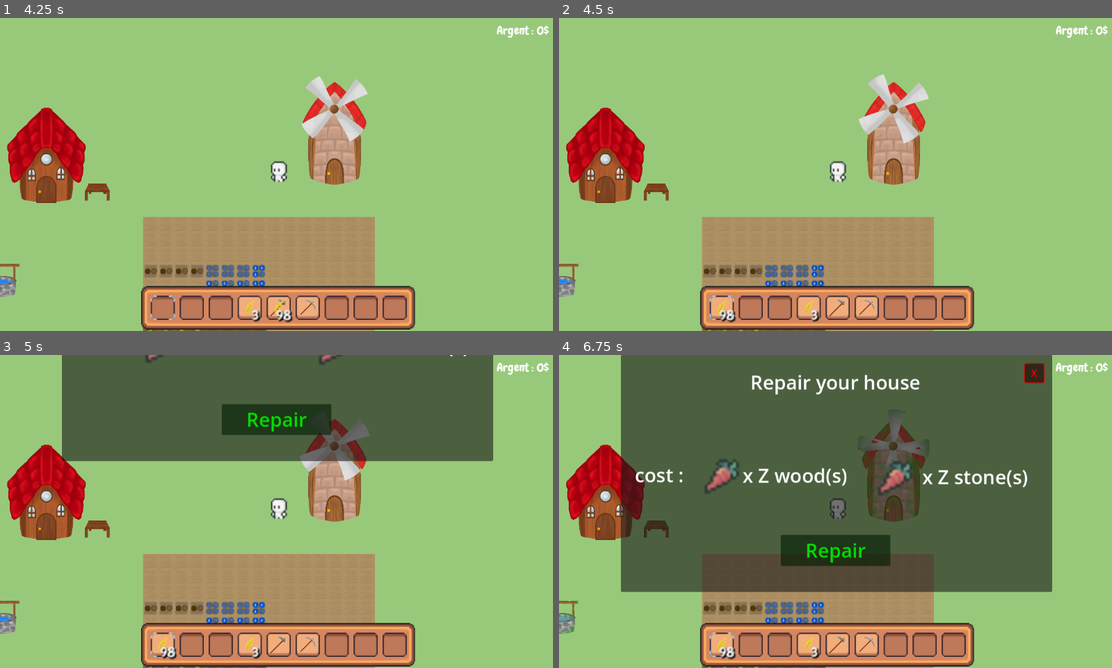
Above: before the commit, frames 1-4 (two rows, left to right).
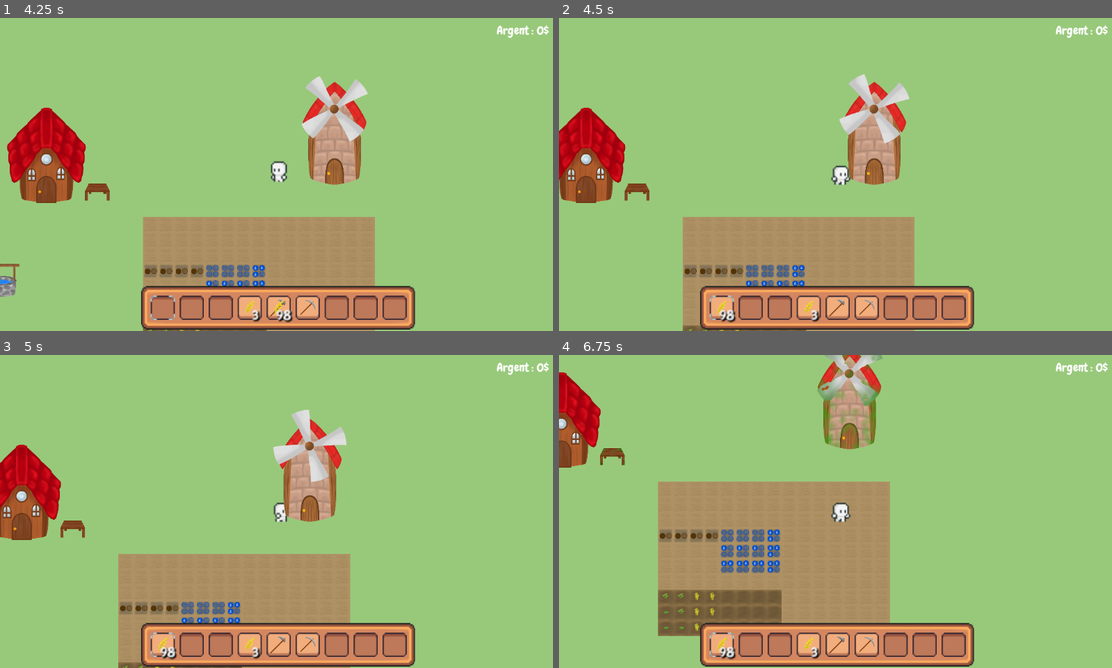
Above: after the commit, the same moments.

Repository: LaClimSx/Back-to-the-roots
Game: Godot game, scene res://Scenes/world.tscn
The game is run twice, just before and just after one commit, with the same random seed, the same clock (stepped at 60 frames per second) and the same inputs.
Inputs (mouse positions are in pixels of both pictures, inside the frame that each line leads up to):
- Up to frame 1 (4.25 s): click (160, 309) at 0.5 s; click (193, 309) at 1.25 s; click (221, 309) at 2 s; click (248, 309) at 2.75 s; click (276, 309) at 3.5 s
- Up to frame 2 (4.5 s): move the mouse to (957, 158) at 4.27 s; hold Right (move_right) from 4.28 s (still down); hold Space (Interact) from 4.28 s (still down); click (957, 158) at 4.42 s
- Up to frame 3 (5 s): keep holding Right (move_right); keep holding Space (Interact); tap R (Repair) at 4.55 s
- Up to frame 4 (6.75 s): release Right (move_right) at 5 s; release Space (Interact) at 5 s; click (835, 420) at 5 s, where only the run before the commit has a clickable "Repair"; move the mouse to (724, 527) at 5.77 s; hold Down (move_down) 5.78-6.53 s; tap R (Repair) at 5.85 s; tap Space (Interact) at 6.05 s; move the mouse to (890, 442) at 6.52 s; hold Right (move_right) from 6.53 s (still down); hold Space (Interact) from 6.53 s (still down)

Frame 1 is identical in both runs. In frame 2, 10% of the frame differs, in the area x 0-68%, y 18-100%; in frame 3, 36%; in frame 4, 67%, in the area x 0-90%, y 0-100%.
Error before the commit: Invalid operands 'Vector2' and 'Nil' in operator '*'. (res://Scripts/player.gd:35)

Commit message:
interraction maison
manques les checks/ actions avec l'inventaire (check quil y a l'item, enlever quand utiliser eetc)

Diff:
--- a/Scenes/house.tscn
+++ b/Scenes/house.tscn
@@ -9,7 +9,9 @@
 [ext_resource type="PackedScene" uid="uid://duq7v03be7qs2" path="res://Scenes/repair_label.tscn" id="7_gmsw4"]
 [ext_resource type="Script" path="res://Scripts/repair_menu.gd" id="8_fce3l"]
 [ext_resource type="Script" path="res://Scripts/interact_menu.gd" id="8_jwp42"]
+[ext_resource type="FontFile" uid="uid://ccu6jholutsm4" path="res://Assets/Fonts/Chewy-Regular.ttf" id="9_1gnbb"]
 [ext_resource type="Texture2D" uid="uid://coxopis6iuqbk" path="res://Assets/Items/carrot.png" id="9_yr1gg"]
+[ext_resource type="Texture2D" uid="uid://dxi0rmohf44ub" path="res://Assets/Items/wheat_item.png" id="10_htk6e"]
 
 [sub_resource type="AtlasTexture" id="AtlasTexture_iu676"]
 atlas = ExtResource("1_e0h1k")
@@ -161,9 +163,9 @@
 anchor_top = 0.498
 anchor_right = 0.5
 anchor_bottom = 0.498
-offset_left = -448.0
+offset_left = -234.0
 offset_top = -245.704
-offset_right = 445.0
+offset_right = 243.0
 offset_bottom = 245.296
 grow_horizontal = 2
 grow_vertical = 2
@@ -185,10 +187,10 @@
 [node name="close" type="Button" parent="Interact Menu/Control"]
 self_modulate = Color(1, 0, 0, 1)
 layout_mode = 0
-offset_left = 836.0
-offset_top = 18.0
-offset_right = 874.0
-offset_bottom = 56.0
+offset_left = 644.0
+offset_top = 5.0
+offset_right = 682.0
+offset_bottom = 43.0
 theme_override_font_sizes/font_size = 21
 text = "X"
 
@@ -197,34 +199,37 @@
 anchors_preset = 5
 anchor_left = 0.5
 anchor_right = 0.5
-offset_left = -445.5
-offset_right = 446.5
-offset_bottom = 111.0
-grow_horizontal = 2
-theme_override_font_sizes/font_size = 40
+offset_left = -227.5
+offset_top = 16.0
+offset_right = 248.5
+offset_bottom = 127.0
+grow_horizontal = 2
+theme_override_fonts/font = ExtResource("9_1gnbb")
+theme_override_font_sizes/font_size = 50
 text = "Sell your products"
 horizontal_alignment = 1
 vertical_alignment = 1
 autowrap_mode = 3
 
-[node name="price2" type="Label" parent="Interact Menu/Control"]
+[node name="price" type="Label" parent="Interact Menu/Control"]
 layout_mode = 0
-offset_left = 441.0
-offset_top = 254.0
-offset_right = 891.0
-offset_bottom = 309.0
-theme_override_font_sizes/font_size = 40
+offset_left = 223.0
+offset_top = 245.5
+offset_right = 673.0
+offset_bottom = 300.5
+theme_override_fonts/font = ExtResource("9_1gnbb")
+theme_override_font_sizes/font_size = 45
 text = "Price : x$"
 horizontal_alignment = 1
 vertical_alignment = 1
 autowrap_mode = 2
 
-[node name="transformation2" type="Sprite2D" parent="Interact Menu/Control"]
-position = Vector2(670, 176)
-scale = Vector2(5.875, 5.875)
-texture = ExtResource("9_yr1gg")
-
-[node name="sell all2" type="Button" parent="Interact Menu/Control"]
+[node name="transformation1" type="Sprite2D" parent="Interact Menu/Control"]
+position = Vector2(451, 177.5)
+scale = Vector2(1.25, 1.25)
+texture = ExtResource("10_htk6e")
+
+[node name="sell all1" type="Button" parent="Interact Menu/Control"]
 self_modulate = Color(1, 1, 0, 1)
 layout_mode = 1
 anchors_preset = 7
@@ -232,66 +237,15 @@
 anchor_top = 1.0
 anchor_right = 0.5
 anchor_bottom = 1.0
-offset_left = 106.5
-offset_top = -94.0
-offset_right = 333.5
-offset_bottom = -30.0
+offset_left = -109.5
+offset_top = -103.5
+offset_right = 117.5
+offset_bottom = -39.5
 grow_horizontal = 2
 grow_vertical = 0
 theme_override_font_sizes/font_size = 40
 text = "Sell All"
 
-[node name="sell one2" type="Button" parent="Interact Menu/Control"]
-self_modulate = Color(1, 0.635294, 0, 1)
-layout_mode = 1
-anchors_preset = 7
-anchor_left = 0.5
-anchor_top = 1.0
-anchor_right = 0.5
-anchor_bottom = 1.0
-offset_left = 104.5
-offset_top = -169.0
-offset_right = 331.5
-offset_bottom = -105.0
-grow_horizontal = 2
-grow_vertical = 0
-theme_override_font_sizes/font_size = 40
-text = "Sell 1"
-
-[node name="price" type="Label" parent="Interact Menu/Control"]
-layout_mode = 0
-offset_left = -3.0
-offset_top = 254.0
-offset_right = 447.0
-offset_bottom = 309.0
-theme_override_font_sizes/font_size = 40
-text = "Price : x$"
-horizontal_alignment = 1
-vertical_alignment = 1
-autowrap_mode = 2
-
-[node name="transformation1" type="Sprite2D" parent="Interact Menu/Control"]
-position = Vector2(226, 176)
-scale = Vector2(5.875, 5.875)
-texture = ExtResource("9_yr1gg")
-
-[node name="sell all1" type="Button" parent="Interact Menu/Control"]
-self_modulate = Color(1, 1, 0, 1)
-layout_mode = 1
-anchors_preset = 7
-anchor_left = 0.5
-anchor_top = 1.0
-anchor_right = 0.5
-anchor_bottom = 1.0
-offset_left = -335.5
-offset_top = -95.0
-offset_right = -108.5
-offset_bottom = -31.0
-grow_horizontal = 2
-grow_vertical = 0
-theme_override_font_sizes/font_size = 40
-text = "Sell All"
-
 [node name="sell one1" type="Button" parent="Interact Menu/Control"]
 self_modulate = Color(1, 0.635294, 0, 1)
 layout_mode = 1
@@ -300,10 +254,10 @@
 anchor_top = 1.0
 anchor_right = 0.5
 anchor_bottom = 1.0
-offset_left = -337.5
-offset_top = -170.0
-offset_right = -110.5
-offset_bottom = -106.0
+offset_left = -111.5
+offset_top = -178.5
+offset_right = 115.5
+offset_bottom = -114.5
 grow_horizontal = 2
 grow_vertical = 0
 theme_override_font_sizes/font_size = 40
@@ -361,7 +315,8 @@
 offset_right = 446.5
 offset_bottom = 111.0
 grow_horizontal = 2
-theme_override_font_sizes/font_size = 40
+theme_override_fonts/font = ExtResource("9_1gnbb")
+theme_override_font_sizes/font_size = 50
 text = "Repair your house"
 horizontal_alignment = 1
 vertical_alignment = 1
@@ -377,7 +332,8 @@
 offset_right = 139.0
 offset_bottom = 30.5
 grow_vertical = 2
-theme_override_font_sizes/font_size = 40
+theme_override_fonts/font = ExtResource("9_1gnbb")
+theme_override_font_sizes/font_size = 45
 text = "cost : "
 horizontal_alignment = 1
 vertical_alignment = 1
@@ -389,7 +345,8 @@
 offset_top = 224.0
 offset_right = 842.0
 offset_bottom = 279.0
-theme_override_font_sizes/font_size = 40
+theme_override_fonts/font = ExtResource("9_1gnbb")
+theme_override_font_sizes/font_size = 45
 text = "x Z stone(s)"
 
 [node name="wood" type="Label" parent="RepairMenu/Control"]
@@ -398,7 +355,8 @@
 offset_top = 221.0
 offset_right = 468.0
 offset_bottom = 276.0
-theme_override_font_sizes/font_size = 40
+theme_override_fonts/font = ExtResource("9_1gnbb")
+theme_override_font_sizes/font_size = 45
 text = "x Z wood(s)"
 vertical_alignment = 1
 
@@ -430,12 +388,13 @@
 text = "Repair"
 
 [connection signal="actual_health" from="." to="Door" method="_on_house_actual_health"]
+[connection signal="actual_health" from="." to="RepairMenu" method="_on_house_actual_health"]
+[connection signal="actual_price" from="." to="Interact Menu" method="_on_house_actual_price"]
 [connection signal="s_max_health" from="." to="Door" method="_on_house_s_max_health"]
+[connection signal="s_max_health" from="." to="RepairMenu" method="_on_house_s_max_health"]
 [connection signal="body_entered" from="Area2D" to="." method="_on_area_2d_body_entered"]
 [connection signal="body_exited" from="Area2D" to="." method="_on_area_2d_body_exited"]
 [connection signal="pressed" from="Interact Menu/Control/close" to="Interact Menu" method="_on_close_pressed"]
-[connection signal="pressed" from="Interact Menu/Control/sell all2" to="Interact Menu" method="_on_sell_all_2_pressed"]
-[connection signal="pressed" from="Interact Menu/Control/sell one2" to="Interact Menu" method="_on_sell_one_2_pressed"]
 [connection signal="pressed" from="Interact Menu/Control/sell all1" to="Interact Menu" method="_on_sell_all_1_pressed"]
 [connection signal="pressed" from="Interact Menu/Control/sell one1" to="Interact Menu" method="_on_sell_one_1_pressed"]
 [connection signal="pressed" from="RepairMenu/Control/close" to="RepairMenu" method="_on_close_pressed"]
--- a/Scenes/world.tscn
+++ b/Scenes/world.tscn
@@ -49,8 +49,6 @@
 
 [node name="Player" parent="." instance=ExtResource("2_pts0t")]
 position = Vector2(3.0021, 1.00084)
-speed = null
-money = null
 
 [node name="LayerGroup" type="Node2D" parent="."]
 
--- a/Scripts/house.gd
+++ b/Scripts/house.gd
@@ -2,17 +2,24 @@
 
 signal actual_health(h: int)
 signal s_max_health(mh: int)
+signal actual_price(p: int)
 
-@export var max_health = 5000
+@export var max_health = 500
 @export var loss_health_by_tic = 10
 var health = max_health
 var player_inside : bool = false
+var price : int = 0
+var inventory_gui
 
 # Called when the node enters the scene tree for the first time.
 func _ready() -> void:
+	if Global.inventory_gui:
+		inventory_gui = Global.inventory_gui
 	emit_signal("s_max_health", max_health)
 	health = max_health
 	emit_signal("actual_health", health)
+	price = 5
+	emit_signal("actual_price", price)
 	$"Interract Label".hide()
 	$"Repair label".hide()
 
@@ -27,16 +34,28 @@
 		$"Interract Label".hide()
 	else:
 		$AnimatedSprite2D.play("maison_abimé")
+		price = 3
+		emit_signal("actual_price", price)
+
+	var item = inventory_gui.get_selected_item()
+
+	if player_inside && item && item.name == "pickaxe" && health <= max_health/2: #TODO marteau a durabilité
+		$"Repair label".show()
+
+	if player_inside && health>0 :
+		$"Interract Label".show()
+
+	if(item && item.name != "pickaxe"): #TODO ou marteau a plus de durabilité
+		$"Repair label".hide()
 
 	if Input.is_action_pressed("Interact") && player_inside:
 		get_tree().paused = true
 		get_node("Interact Menu/Anim").play("TransIN")
-		print("interractionnnn")
-		#show right pop up
-	elif Input.is_action_pressed("Repair"):
+
+
+	elif Input.is_action_pressed("Repair") && health <= max_health/2:
 		get_tree().paused = true
 		get_node("RepairMenu/Anim").play("TransIN")
-		print("repairrrr")
 
 
 func _on_world_timer_timeout() -> void:
@@ -47,12 +66,8 @@
 
 
 func _on_area_2d_body_entered(body: Node2D) -> void:
-	if body.name == "Player" && health>0: #& tiens pas le marteau
-		$"Interract Label".show()
-		$"Repair label".show()
+	if body.name == "Player" && health>0:
 		player_inside = true
-	#elif body.name == "Player": #& tiens marteau
-	#	$"Repair label".show()
 
 
 
--- a/Scripts/interact_menu.gd
+++ b/Scripts/interact_menu.gd
@@ -1,13 +1,14 @@
 extends CanvasLayer
 
 var inventory_gui
+var price
 
 
 # Called when the node enters the scene tree for the first time.
 func _ready() -> void:
 	if Global.inventory_gui:
 		inventory_gui = Global.inventory_gui
-	pass # Replace with function body.
+
 
 
 # Called every frame. 'delta' is the elapsed time since the previous frame.
@@ -22,23 +23,15 @@
 
 func _on_sell_one_1_pressed() -> void:
 	#faire des bails avec les ressources
+	inventory_gui.sell_item("wheat", false, price)
+
+
+func _on_sell_all_1_pressed() -> void:
+	#faire des bails avec les ressources
+	inventory_gui.sell_item("wheat", true, price)
 	get_node("Anim").play("TransOUT")
 	get_tree().paused = false
 
 
-func _on_sell_all_1_pressed() -> void:
-	#faire des bails avec les ressources
-	get_node("Anim").play("TransOUT")
-	get_tree().paused = false
-
-
-func _on_sell_one_2_pressed() -> void:
-	#faire des bails avec les ressources
-	get_node("Anim").play("TransOUT")
-	get_tree().paused = false
-
-
-func _on_sell_all_2_pressed() -> void:
-	#faire des bails avec les ressources
-	get_node("Anim").play("TransOUT")
-	get_tree().paused = false
+func _on_house_actual_price(p: int) -> void:
+	price = p
--- a/Scripts/repair_menu.gd
+++ b/Scripts/repair_menu.gd
@@ -1,5 +1,8 @@
 extends CanvasLayer
 
+var wood_cost
+var stone_cost
+var max_health
 
 # Called when the node enters the scene tree for the first time.
 func _ready() -> void:
@@ -8,6 +11,8 @@
 
 # Called every frame. 'delta' is the elapsed time since the previous frame.
 func _process(delta: float) -> void:
+	$Control/stone.text = "x" + str(stone_cost) + "stone(s)"
+	$Control/wood.text = "x" + str(wood_cost) + "woods(s)"
 	pass
 
 
@@ -17,6 +22,22 @@
 
 
 func _on_repair_pressed() -> void:
-	#faire des bails avec les ressources
+	# TODO faire des bails avec les ressources
 	get_node("Anim").play("TransOUT")
 	get_tree().paused = false
+
+
+func _on_house_actual_health(h: int) -> void:
+	if(h == max_health):
+		wood_cost = 0
+		stone_cost = 0
+	elif h == max_health/2:
+		wood_cost = 1
+		wood_cost = 2
+	elif h == 0:
+		wood_cost = 2
+		stone_cost = 4
+
+
+func _on_house_s_max_health(mh: int) -> void:
+	max_health = mh
Not shown: 1 places in Scenes/house.tscn that only renumber resources
